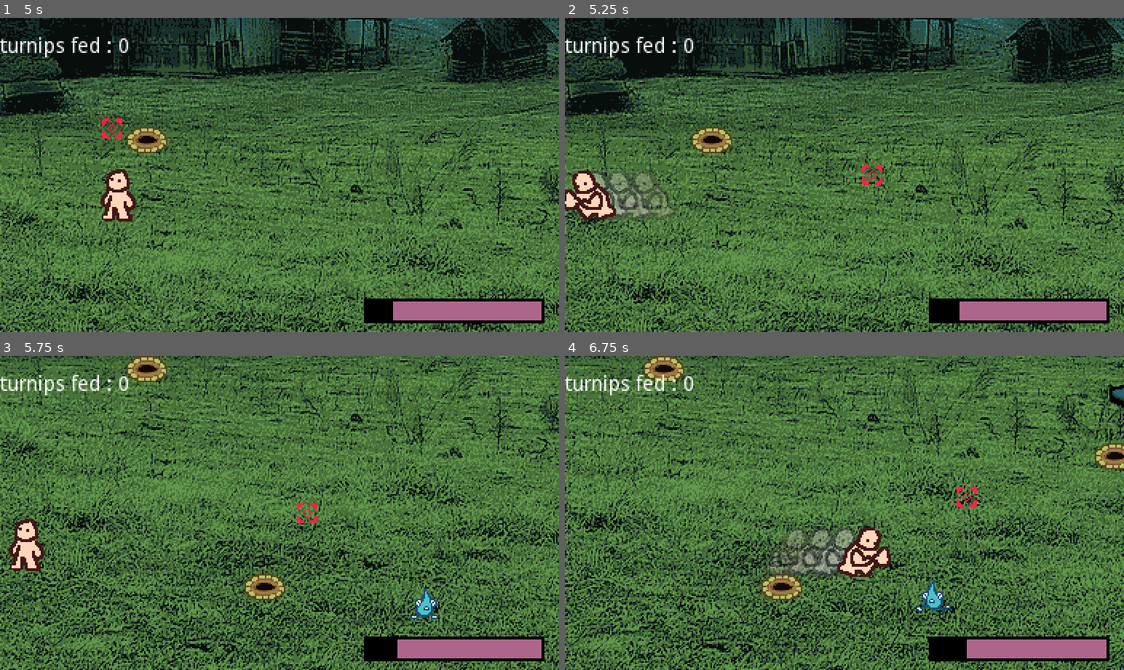
Above: before the commit, frames 1-4 (two rows, left to right).
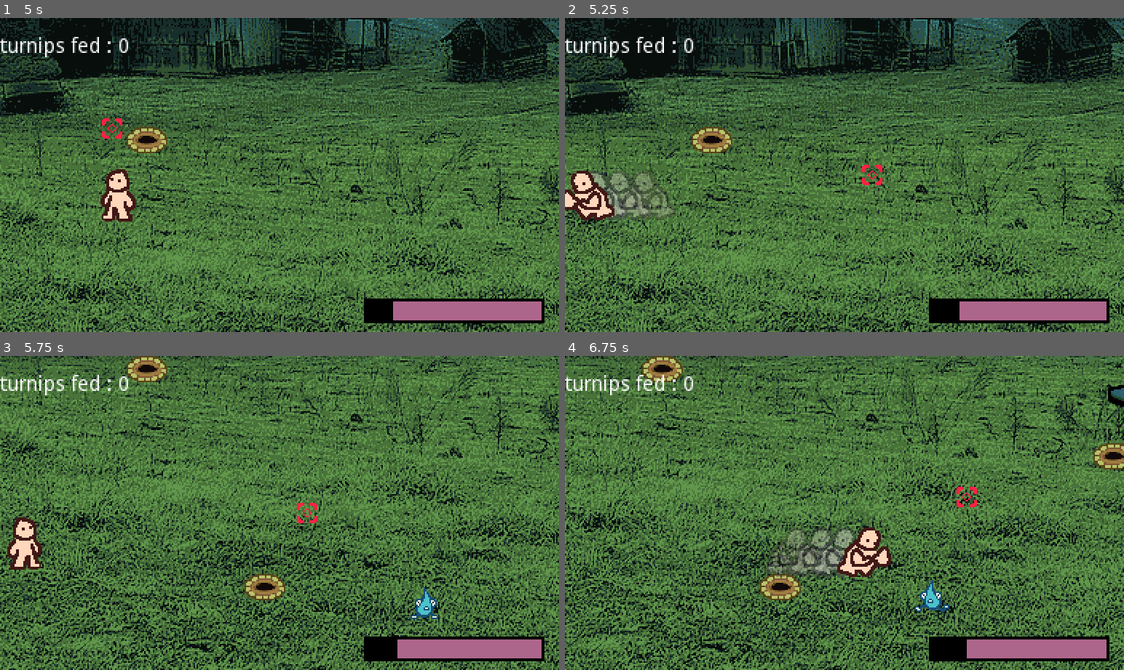
Above: after the commit, the same moments.

Repository: Pkdotts/Fertillery
Game: Godot game, scene res://Maps/Farm.tscn
Same seed, same stepped clock (60 frames per second), same inputs: the game is played once before the commit and once after it. The engine's default icon, where the game draws it, is replaced by a stand-in: a white triangle on a blue panel in a dark square. Sound files missing from this copy of the repository are replaced by a short silence.
Inputs (mouse positions are in pixels of both pictures, inside the frame that each line leads up to):
- Up to frame 1 (5 s): move the mouse to (402, 159) at 0.52 s; hold D (ui_right) 0.53-1.28 s; hold Shift (ui_shift) 0.53-1.28 s; move the mouse to (167, 190) at 1.27 s; hold S (ui_down) 1.28-2.03 s; click (167, 190) at 1.35 s; tap Shift (ui_shift) at 1.55, 2.85, 3.8, 4.35 s; move the mouse to (335, 105) at 2.02 s; hold D (ui_right) 2.03-2.78 s; hold Shift (ui_shift) 2.03-2.78 s; move the mouse to (251, 237) at 2.77 s; hold W (ui_up) 2.78-3.53 s; move the mouse to (447, 222) at 3.52 s; press the mouse at (447, 222) at 3.53 s; hold A (ui_left) from 3.53 s (still down); move the mouse to (111, 127) at 4.27 s; release the mouse at (111, 127) at 4.28 s
- Up to frame 2 (5.25 s): move the mouse to (872, 175) at 5.02 s; release A (ui_left) at 5.03 s; hold S (ui_down) from 5.03 s (still down); hold Shift (ui_shift) from 5.03 s (still down)
- Up to frame 3 (5.75 s): keep holding S (ui_down); keep holding Shift (ui_shift)
- Up to frame 4 (6.75 s): move the mouse to (760, 434) at 5.77 s; release S (ui_down) at 5.78 s; release Shift (ui_shift) at 5.78 s; hold D (ui_right) 5.78-6.53 s; click (760, 434) at 5.85 s; tap Shift (ui_shift) at 6.05 s; move the mouse to (967, 497) at 6.52 s; hold W (ui_up) from 6.53 s (still down); hold Shift (ui_shift) from 6.53 s (still down)

Frame 1 is identical in both runs. In frame 2, 0.2% of the frame differs, in the area x 0-10%, y 48-65%; in frame 3, 0.4%; in frame 4, 59%, in the area x 0-100%, y 0-100%.

Commit message:
added transition

Diff:
--- a/Maps/Farm.tscn
+++ b/Maps/Farm.tscn
@@ -9,6 +9,7 @@
 [ext_resource path="res://Nodes/monster.tscn" type="PackedScene" id=7]
 [ext_resource path="res://Nodes/camarea.tscn" type="PackedScene" id=8]
 [ext_resource path="res://Sprites/Maps/stage1.png" type="Texture" id=9]
+[ext_resource path="res://Nodes/Cutscene.tscn" type="PackedScene" id=10]
 
 [sub_resource type="RectangleShape2D" id=1]
 extents = Vector2( 384.5, 212 )
@@ -17,22 +18,22 @@
 extents = Vector2( 224, 98 )
 
 [sub_resource type="RectangleShape2D" id=2]
-extents = Vector2( 24, 168 )
+extents = Vector2( 24, 88 )
 
 [sub_resource type="RectangleShape2D" id=5]
-extents = Vector2( 192, 16 )
+extents = Vector2( 52, 80 )
 
 [sub_resource type="RectangleShape2D" id=3]
-extents = Vector2( 25, 100 )
+extents = Vector2( 25, 64 )
 
 [sub_resource type="RectangleShape2D" id=6]
 extents = Vector2( 216.5, 16 )
 
 [sub_resource type="RectangleShape2D" id=10]
-extents = Vector2( 216, 16 )
+extents = Vector2( 216, 80 )
 
 [sub_resource type="RectangleShape2D" id=7]
-extents = Vector2( 24, 112 )
+extents = Vector2( 24, 68 )
 
 [sub_resource type="RectangleShape2D" id=4]
 extents = Vector2( 216, 16 )
@@ -41,6 +42,10 @@
 extents = Vector2( 24, 60 )
 
 [node name="Farm" type="Node2D"]
+
+[node name="Cutscene" parent="." instance=ExtResource( 10 )]
+monsterPath = NodePath("../VoreMonster")
+nextMap = "Guts"
 
 [node name="BG" type="Node2D" parent="."]
 
@@ -106,16 +111,16 @@
 [node name="Collisions" type="Node2D" parent="."]
 
 [node name="StaticBody2D" type="StaticBody2D" parent="Collisions"]
-position = Vector2( 792, -16 )
+position = Vector2( 792, 144 )
 collision_layer = 113
 collision_mask = 113
 
 [node name="CollisionShape2D" type="CollisionShape2D" parent="Collisions/StaticBody2D"]
-position = Vector2( 0, 152 )
+position = Vector2( 0, 72 )
 shape = SubResource( 2 )
 
 [node name="CollisionShape2D2" type="CollisionShape2D" parent="Collisions/StaticBody2D"]
-position = Vector2( -216, 0 )
+position = Vector2( -356, -64 )
 shape = SubResource( 5 )
 
 [node name="StaticBody2D2" type="StaticBody2D" parent="Collisions"]
@@ -124,7 +129,7 @@
 collision_mask = 113
 
 [node name="CollisionShape2D2" type="CollisionShape2D" parent="Collisions/StaticBody2D2"]
-position = Vector2( 0, -116 )
+position = Vector2( 0, -80 )
 shape = SubResource( 3 )
 
 [node name="CollisionShape2D3" type="CollisionShape2D" parent="Collisions/StaticBody2D2"]
@@ -132,16 +137,16 @@
 shape = SubResource( 6 )
 
 [node name="StaticBody2D3" type="StaticBody2D" parent="Collisions"]
-position = Vector2( -8, -16 )
+position = Vector2( -8, 144 )
 collision_layer = 113
 collision_mask = 113
 
 [node name="CollisionShape2D3" type="CollisionShape2D" parent="Collisions/StaticBody2D3"]
-position = Vector2( 176, 0 )
+position = Vector2( 176, -64 )
 shape = SubResource( 10 )
 
 [node name="CollisionShape2D4" type="CollisionShape2D" parent="Collisions/StaticBody2D3"]
-position = Vector2( -16, 128 )
+position = Vector2( -16, 84 )
 shape = SubResource( 7 )
 
 [node name="StaticBody2D4" type="StaticBody2D" parent="Collisions"]
--- a/Maps/Guts.tscn
+++ b/Maps/Guts.tscn
@@ -9,7 +9,11 @@
 [ext_resource path="res://Nodes/monster.tscn" type="PackedScene" id=7]
 [ext_resource path="res://Nodes/camarea.tscn" type="PackedScene" id=8]
 [ext_resource path="res://Sprites/Maps/stage2.png" type="Texture" id=9]
+[ext_resource path="res://Nodes/Cutscene.tscn" type="PackedScene" id=10]
 [ext_resource path="res://Nodes/Driplet.tscn" type="PackedScene" id=11]
+
+[sub_resource type="RectangleShape2D" id=13]
+extents = Vector2( 412, 108 )
 
 [sub_resource type="Shader" id=9]
 code = "shader_type canvas_item;
@@ -38,11 +42,8 @@
 [sub_resource type="RectangleShape2D" id=1]
 extents = Vector2( 576.5, 212 )
 
-[sub_resource type="RectangleShape2D" id=13]
-extents = Vector2( 412, 108 )
-
 [sub_resource type="RectangleShape2D" id=11]
-extents = Vector2( 72, 100 )
+extents = Vector2( 80, 60 )
 
 [sub_resource type="RectangleShape2D" id=14]
 extents = Vector2( 92, 60 )
@@ -51,13 +52,13 @@
 extents = Vector2( 112, 56 )
 
 [sub_resource type="RectangleShape2D" id=16]
-extents = Vector2( 84, 96 )
+extents = Vector2( 100, 60 )
 
 [sub_resource type="RectangleShape2D" id=2]
 extents = Vector2( 24, 72 )
 
 [sub_resource type="RectangleShape2D" id=5]
-extents = Vector2( 312, 168 )
+extents = Vector2( 156, 168 )
 
 [sub_resource type="RectangleShape2D" id=3]
 extents = Vector2( 25, 72 )
@@ -78,6 +79,10 @@
 extents = Vector2( 24, 68 )
 
 [node name="Guts" type="Node2D"]
+
+[node name="Cutscene" parent="." instance=ExtResource( 10 )]
+monsterPath = NodePath("../VoreMonster")
+nextMap = "Farm"
 
 [node name="BG" type="Node2D" parent="."]
 
@@ -90,6 +95,13 @@
 position = Vector2( 8, 80 )
 newParentPath = NodePath("../Objects")
 
+[node name="DripletSpawner" parent="." instance=ExtResource( 6 )]
+newParentPath = NodePath("../Objects")
+
+[node name="CollisionShape2D" parent="DripletSpawner" index="1"]
+position = Vector2( -508, 180 )
+shape = SubResource( 13 )
+
 [node name="Objects" type="YSort" parent="."]
 
 [node name="Player" parent="Objects" instance=ExtResource( 1 )]
@@ -97,7 +109,7 @@
 
 [node name="Turnip" parent="Objects" instance=ExtResource( 4 )]
 material = SubResource( 12 )
-position = Vector2( -304, 80 )
+position = Vector2( -400, 136 )
 
 [node name="Turnip2" parent="Objects" instance=ExtResource( 4 )]
 material = SubResource( 12 )
@@ -107,10 +119,10 @@
 position = Vector2( -680, 136 )
 
 [node name="Driplet2" parent="Objects" instance=ExtResource( 11 )]
-position = Vector2( -352, 240 )
+position = Vector2( -432, 240 )
 
 [node name="Driplet3" parent="Objects" instance=ExtResource( 11 )]
-position = Vector2( -56, 232 )
+position = Vector2( -136, 208 )
 
 [node name="Reticle" parent="." instance=ExtResource( 5 )]
 
@@ -125,23 +137,16 @@
 position = Vector2( -383.5, 100 )
 shape = SubResource( 1 )
 
-[node name="DripletSpawner" parent="." instance=ExtResource( 6 )]
-newParentPath = NodePath("../Objects")
-
-[node name="CollisionShape2D" parent="DripletSpawner" index="1"]
-position = Vector2( -508, 180 )
-shape = SubResource( 13 )
-
 [node name="HoleGenerators" type="Node2D" parent="."]
 
 [node name="HoleGenerator3" parent="HoleGenerators" instance=ExtResource( 3 )]
-position = Vector2( -520, 104 )
+position = Vector2( -544, 80 )
 newParentPath = NodePath("../../BG")
 turnipParentPath = NodePath("../../Objects")
 enabled = true
 
 [node name="CollisionShape2D" parent="HoleGenerators/HoleGenerator3" index="0"]
-position = Vector2( -16, 48 )
+position = Vector2( -40, 28 )
 shape = SubResource( 11 )
 
 [node name="HoleGenerator4" parent="HoleGenerators" instance=ExtResource( 3 )]
@@ -151,7 +156,7 @@
 enabled = true
 
 [node name="CollisionShape2D" parent="HoleGenerators/HoleGenerator4" index="0"]
-position = Vector2( -4, -4 )
+position = Vector2( 32, -8 )
 shape = SubResource( 14 )
 
 [node name="HoleGenerator5" parent="HoleGenerators" instance=ExtResource( 3 )]
@@ -165,12 +170,13 @@
 shape = SubResource( 15 )
 
 [node name="HoleGenerator2" parent="HoleGenerators" instance=ExtResource( 3 )]
-position = Vector2( -360, 208 )
+position = Vector2( -224, 208 )
 newParentPath = NodePath("../../BG")
 turnipParentPath = NodePath("../../Objects")
 enabled = true
 
 [node name="CollisionShape2D" parent="HoleGenerators/HoleGenerator2" index="0"]
+position = Vector2( -52, 36 )
 shape = SubResource( 16 )
 
 [node name="Collisions" type="Node2D" parent="."]
@@ -185,7 +191,7 @@
 shape = SubResource( 2 )
 
 [node name="CollisionShape2D2" type="CollisionShape2D" parent="Collisions/StaticBody2D"]
-position = Vector2( -288, -152 )
+position = Vector2( -444, -152 )
 shape = SubResource( 5 )
 
 [node name="StaticBody2D2" type="StaticBody2D" parent="Collisions"]
--- /dev/null
+++ b/Nodes/Cutscene.tscn
@@ -0,0 +1,6 @@
+[gd_scene load_steps=2 format=2]
+
+[ext_resource path="res://Scripts/Cutscene.gd" type="Script" id=1]
+
+[node name="Cutscene" type="Node"]
+script = ExtResource( 1 )
--- a/Nodes/monster.tscn
+++ b/Nodes/monster.tscn
@@ -51,6 +51,24 @@
 "values": [ 0, 0, 1, 2, 3, 2, 1, 0, 0, 1, 2, 3, 2, 1, 0, 1, 2, 3, 2, 1, 0 ]
 }
 
+[sub_resource type="Animation" id=10]
+resource_name = "Inhale"
+length = 0.166667
+loop = true
+step = 0.0833333
+tracks/0/type = "value"
+tracks/0/path = NodePath("Sprite:frame")
+tracks/0/interp = 1
+tracks/0/loop_wrap = true
+tracks/0/imported = false
+tracks/0/enabled = true
+tracks/0/keys = {
+"times": PoolRealArray( 0, 0.0833333 ),
+"transitions": PoolRealArray( 1, 1 ),
+"update": 1,
+"values": [ 18, 19 ]
+}
+
 [sub_resource type="Animation" id=4]
 length = 0.001
 tracks/0/type = "value"
@@ -125,6 +143,7 @@
 [node name="AnimationPlayer" type="AnimationPlayer" parent="."]
 anims/Chew = SubResource( 5 )
 anims/Idle = SubResource( 3 )
+anims/Inhale = SubResource( 10 )
 anims/RESET = SubResource( 4 )
 anims/Roar = SubResource( 6 )
 anims/Shuffle = SubResource( 7 )
@@ -144,6 +163,9 @@
 "_gizmo_extents_": 48.5
 }
 
+[node name="CameraZoom" type="Position2D" parent="."]
+position = Vector2( 8, -40 )
+
 [node name="FertilizerPositions" type="Node2D" parent="."]
 position = Vector2( -73, 42 )
 
@@ -179,5 +201,7 @@
 [node name="AudioStreamPlayer" type="AudioStreamPlayer" parent="."]
 stream = ExtResource( 3 )
 
+[node name="AudioStreamPlayer2" type="AudioStreamPlayer" parent="."]
+
 [connection signal="animation_finished" from="AnimationPlayer" to="." method="_on_AnimationPlayer_animation_finished"]
 [connection signal="area_entered" from="Area2D" to="." method="_on_Area2D_area_entered"]
--- a/Scripts/Camera2D.gd
+++ b/Scripts/Camera2D.gd
@@ -20,8 +20,17 @@
 
 func _physics_process(_delta):
 	if anchor != null:
-		position = lerp(position, anchor.position, drag) + anchor_offset
+		global_position = lerp(global_position, anchor.global_position, drag) + anchor_offset
 
+func set_anchor(newAnchor):
+	anchor = newAnchor
+
+func update_offset(newOffset, time):
+	$Tween.interpolate_property(self,"offset",
+		offset, newOffset, time)
+	$Tween.interpolate_property(self,"anchor_offset",
+		anchor_offset, Vector2(0, 0), time)
+	$Tween.start()
 
 func move_camera(position_x,position_y, time):
 	$Tween.interpolate_property(self,"global_position",
@@ -93,6 +102,11 @@
 	position = Vector2.ZERO
 	offset = Vector2.ZERO
 
+func zoom_in(time):
+	$Tween.interpolate_property(self, "zoom",
+		zoom, Vector2(0.01, 0.01), time)
+	$Tween.start()
+
 func shake_camera(magnitude = 1.0, time = 1.0, direction = Vector2.ONE):
 	if !$Tween.is_active():
 		var old_offset = current_offset
--- /dev/null
+++ b/Scripts/Cutscene.gd
@@ -0,0 +1,30 @@
+extends Node
+
+export var monsterPath : NodePath
+export var nextMap = ""
+
+onready var monster = get_node_or_null(monsterPath)
+
+onready var screamSFX = preload("res://Audio/SFX/fiendroar.wav")
+
+func _ready():
+	global.connect("updateTurnipCounter", self, "check_threshold")
+
+func check_threshold():
+	if global.turnipsEaten >= global.nextThreshold and monster != null:
+		play_inhale_cutscene()
+
+func play_inhale_cutscene():
+	global.player.pause()
+	global.currentCamera.set_anchor(monster.cameraZoomPos)
+	global.currentCamera.update_offset(Vector2(-100, 0), 0.05)
+	yield(get_tree().create_timer(2), "timeout")
+	monster.inhale()
+	audioManager.play_sfx(screamSFX, "scream")
+	yield(get_tree().create_timer(2), "timeout")
+	global.currentCamera.update_offset(Vector2(0, 0), 1)
+	global.currentCamera.zoom_in(1)
+	yield(get_tree().create_timer(1), "timeout")
+	global.change_scenes("res://Maps/" + nextMap + ".tscn")
+	global.hungerMeter = 0
+	global.nextThreshold += global.THRESHOLDADDER
--- a/Scripts/Player.gd
+++ b/Scripts/Player.gd
@@ -15,7 +15,6 @@
 var inputVector = Vector2.ZERO
 var speed = 6500
 var throwableDistance = 100
-
 
 
 var carrying = false
@@ -40,7 +39,7 @@
 
 
 func _input(event):
-	if event.is_action_pressed("ui_shift") and !carrying:
+	if event.is_action_pressed("ui_shift") and !carrying and state != States.PAUSED:
 		start_dash()
 
 func _physics_process(delta):
@@ -147,6 +146,9 @@
 		else:
 			animationPlayer.play(anim)
 
+func pause():
+	state = States.PAUSED
+
 func _on_DashTimer_timeout():
 	stop_dashing()
 
--- a/Scripts/global/global.gd
+++ b/Scripts/global/global.gd
@@ -59,14 +59,8 @@
 
 func increase_turnip_counter(num):
 	turnipsEaten += num
-	check_threshold()
 	emit_signal("updateTurnipCounter")
 
-func check_threshold():
-	if turnipsEaten >= nextThreshold:
-		change_scenes("res://Maps/Guts.tscn")
-		hungerMeter = 0
-		nextThreshold += THRESHOLDADDER
 
 func decrease_drip_delay(amount):
 	dripDelay -= amount
@@ -96,6 +90,10 @@
 func reset_driplets():
 	dripCount = 0
 	dripletsFollowing.clear()
+
+func increase_difficulty():
+	increase_hunger_speed(0.2)
+	decrease_drip_delay(0.5)
 
 func _physics_process(delta):
 	if !uiManager.fading:
--- a/Scripts/monster.gd
+++ b/Scripts/monster.gd
@@ -3,6 +3,8 @@
 export var newParentPath : NodePath
 
 var fertilizerNode = preload("res://Nodes/Fertilizer.tscn")
+
+onready var cameraZoomPos = $CameraZoom
 
 const FERTILIZER_RANDOM_POSITION = 5
 
@@ -28,6 +30,9 @@
 			yield(get_tree(),"idle_frame")
 			fertilizer.throw(-100, newPos, 0.5)
 
+func inhale():
+	$AnimationPlayer.play("Inhale")
+
 func _on_Area2D_area_entered(area):
 	yield(get_tree().create_timer(0.1), "timeout")
 	var turnip = area.get_parent().get_parent()
@@ -36,14 +41,9 @@
 	turnip.die()
 	global.increase_turnip_counter(turnip.size)
 	global.decrease_hunger(turnip.size * 10)
-	increase_difficulty()
+	global.increase_difficulty()
 	yield(get_tree().create_timer(1), "timeout")
 	create_fertilizers(1)
-
-func increase_difficulty():
-	global.increase_hunger_speed(0.2)
-	global.decrease_drip_delay(0.5)
-
 
 func _on_AnimationPlayer_animation_finished(anim_name):
 	if anim_name == "Chew":
--- a/project.godot
+++ b/project.godot
@@ -117,6 +117,7 @@
 "deadzone": 0.5,
 "events": [ Object(InputEventKey,"resource_local_to_scene":false,"resource_name":"","device":0,"alt":false,"shift":false,"control":false,"meta":false,"command":false,"pressed":false,"scancode":0,"physical_scancode":16777237,"unicode":0,"echo":false,"script":null)
 , Object(InputEventKey,"resource_local_to_scene":false,"resource_name":"","device":0,"alt":false,"shift":false,"control":false,"meta":false,"command":false,"pressed":false,"scancode":0,"physical_scancode":32,"unicode":0,"echo":false,"script":null)
+, Object(InputEventMouseButton,"resource_local_to_scene":false,"resource_name":"","device":0,"alt":false,"shift":false,"control":false,"meta":false,"command":false,"button_mask":0,"position":Vector2( 0, 0 ),"global_position":Vector2( 0, 0 ),"factor":1.0,"button_index":2,"pressed":false,"doubleclick":false,"script":null)
  ]
 }
 left_click={
Not shown, added: Audio/Music/pancakebreakfast.wav.import
Not shown, added: Audio/SFX/fiendroar.wav.import
Not shown, added: Audio/SFX/misc1.wav.import
Not shown: 1 places in Maps/Farm.tscn that only renumber resources
Not shown: 2 places in Maps/Guts.tscn that only renumber resources
Not shown: 1 places in Nodes/monster.tscn that only renumber resources
Not shown, added: Audio/Music/pancakebreakfast.wav
Not shown, added: Audio/SFX/fiendroar.wav
Not shown, added: Audio/SFX/misc1.wav
